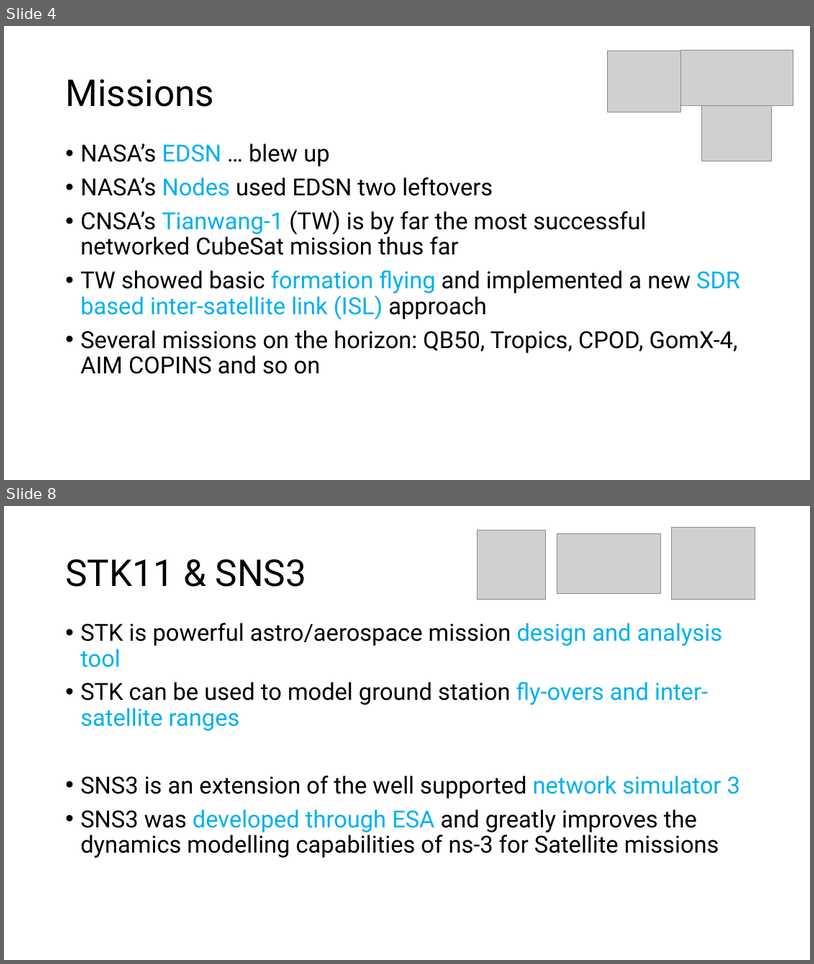
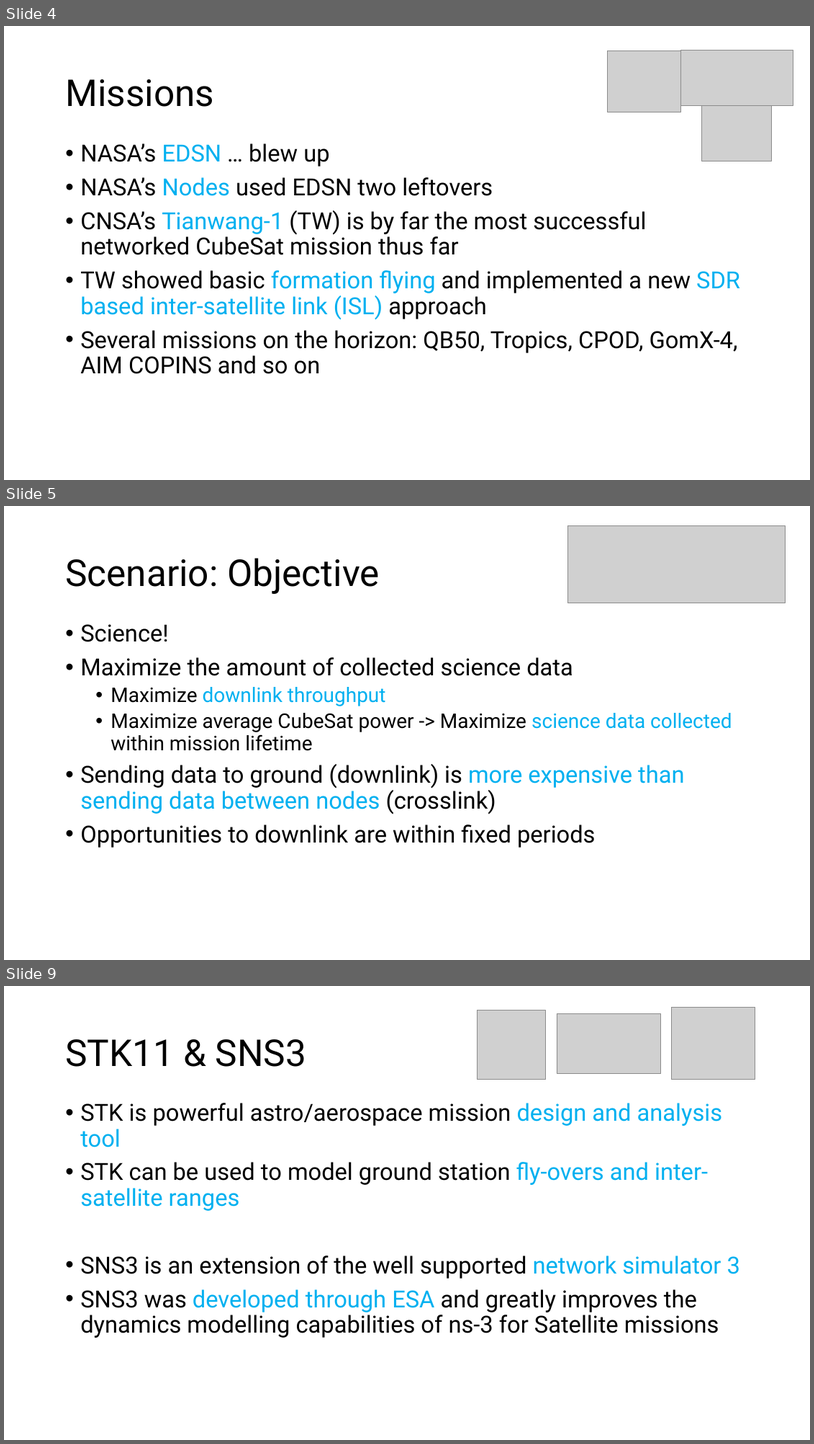
Before and after one commit to StarStuffSteve/masters-research-project, a slide deck: Proposal/Revised Research Proposal - Draft.pptx. Shown one above the other, each under a label of ours: slides 4 and 8 before the commit, slides 4, 5 and 9 after it; the slides between them are not shown. The pictures are 814x964 and 814x1444 pixels, drawn with LibreOffice and Linux fonts; fonts in the diff are those of the drawing; grey boxes stand for pictures; background and template pictures are left out. Boxes give left, top, right and bottom in pixels: in the first picture for what was removed or moved away, otherwise in the second. Text is boxed around its words. In the diff, an @@ line names an element or a change of style, - is before the commit and + after.

Commit message:
Updated presentation with more refined scenario, assumptions and deliverables

```diff
--- a/Proposal/Revised Research Proposal - Draft.pptx
+++ b/Proposal/Revised Research Proposal - Draft.pptx
@@ slide 5 added at (4, 506, 810, 960), background picture (left out) @@
@@ picture added at (568, 525, 786, 602) @@
@@ title added at (65, 558, 379, 594), 44 pt, text #000000 @@
+Scenario: Objective
@@ text added at (80, 624, 732, 847), 28 pt, text #000000 @@
+• Science!
+• Maximize the amount of collected science data
+  • Maximize downlink throughput
+  • Maximize average CubeSat power -> Maximize science data collected within mission lifetime
+• Sending data to ground (downlink) is more expensive than sending data between nodes (crosslink)
+• Opportunities to downlink are within fixed periods
@@ what was slide 8 is now slide 9 @@
```
Also in this commit, not shown: 5 slides changed, 1 other slide added, 1 slide removed.
